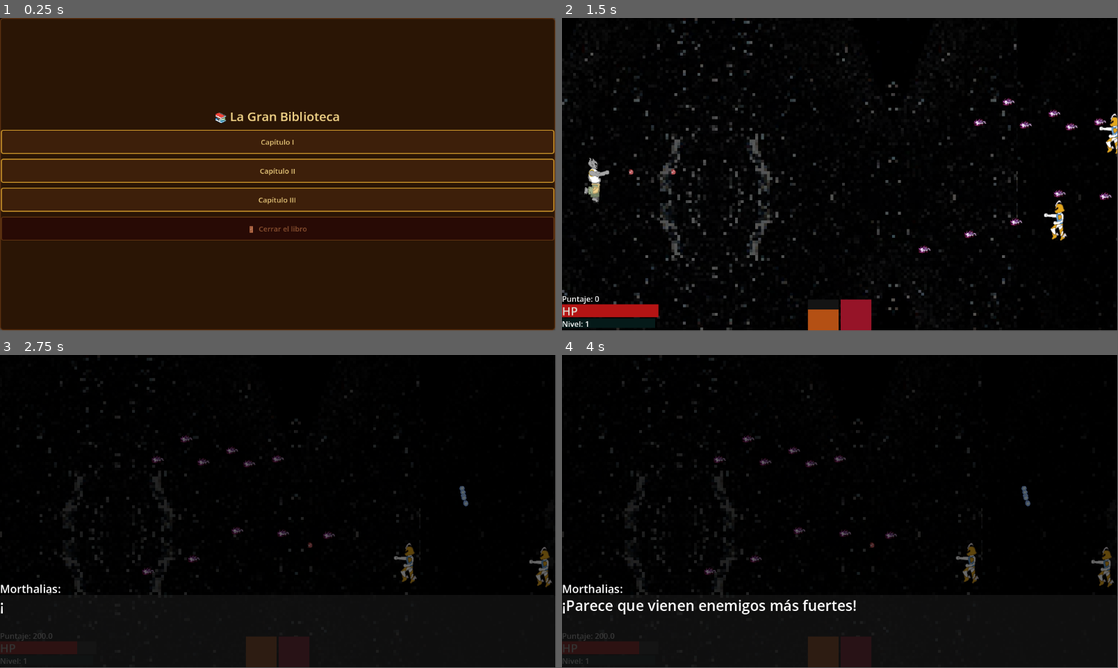
Above: before the commit, frames 1-4 (two rows, left to right).
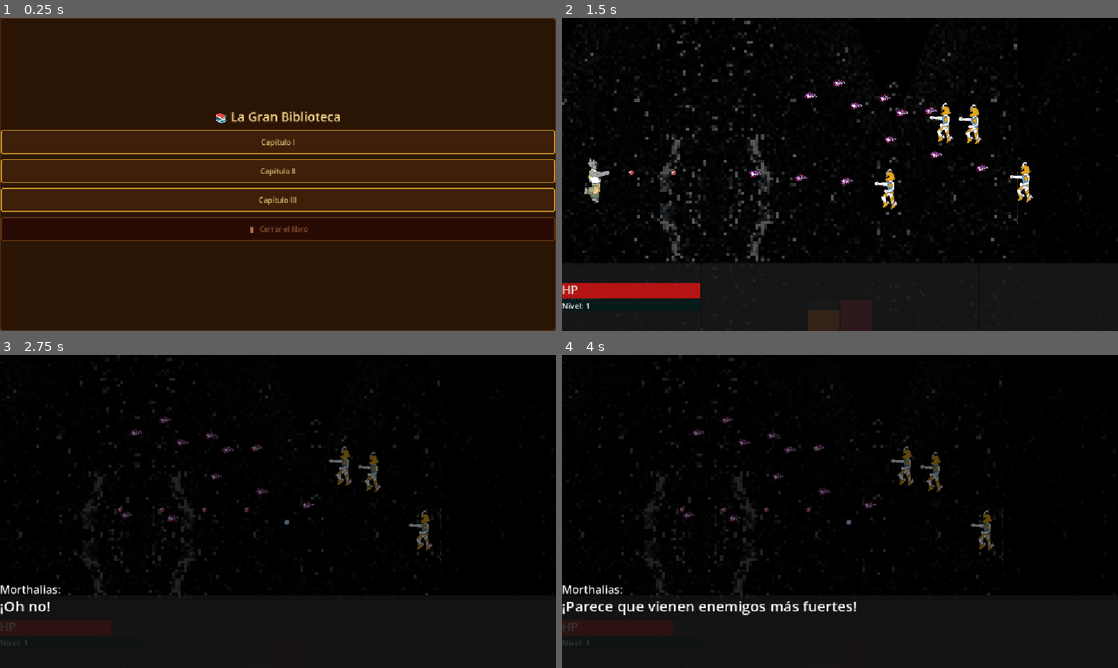
Above: after the commit, the same moments.

Repository: wfeboSKL/tales-for-the-asleep
Game: Godot game, scene res://scenes/Menu/Mewou.tscn
Two runs of this game, one before a commit and one after it. Both use one fixed random seed, a clock stepped at 60 frames per second and the inputs below.
Inputs:
- Up to frame 1 (0.25 s): no input
- Up to frame 2 (1.5 s): click "Capítulo I" at 0.5 s; tap Enter at 1.25 s; hold D (move_right) from 1.28 s (still down); hold K (shoot) from 1.28 s (still down)
- Up to frame 3 (2.75 s): tap Space at 1.52, 2.27 s; release D (move_right) at 2.03 s; release K (shoot) at 2.03 s; hold S (move_down) from 2.03 s (still down); tap Shift (focus) at 2.1 s; tap K (shoot) at 2.3 s
- Up to frame 4 (4 s): release S (move_down) at 2.78 s; hold D (move_right) 2.78-3.53 s; hold K (shoot) 2.78-3.53 s; tap J (melee) at 2.85 s; tap Space at 3.5, 3.77 s; hold W (move_up) from 3.53 s (still down); tap K (shoot) at 3.6 s
In our replay, the window is 799x449 before the commit and 800x450 after it. These sizes can differ from the game's own. Grey fills any space a smaller window leaves; there, only what the larger window draws over its background counts as a difference.

The runs differ from the first frame. In frame 1, 3.1% of the frame differs, in the area x 0-100%, y 0-100%; in frame 2, 6.4%; in frame 3, 6.1%; in frame 4, 6.8%, in the area x 0-100%, y 0-99%.

Commit message:
Estructura de BottomBar con LeftSection (HP/XP) usando contenedores | Trabajado en PC_FEBO

Diff:
--- a/project.godot
+++ b/project.godot
@@ -18,6 +18,10 @@
 [autoload]
 
 GameData="*uid://o86t30ei3tf"
+
+[display]
+
+window/stretch/mode="canvas_items"
 
 [input]
 
--- a/scenes/demolevel/enemy_spawner.gd
+++ b/scenes/demolevel/enemy_spawner.gd
@@ -8,7 +8,7 @@
 #Variable que funciona como cooldown
 var spawn_timer = 0.0
 #Le dice al timer a qué número tendrá que reiniciarse una vez llegue a 0
-var spawn_interval = randi_range(2.5,5)
+var spawn_interval = randi_range(2,5)
 #Traer los diálogos al nivel
 var dialogue_box = null
 
@@ -34,17 +34,19 @@
 
 	#Verificar en qué horda estamos según los enemigos eliminados
 	#Si se matan más de 40 enemigos y no es la horda 3, ahora es la horda 3
-	if GameData.enemies_killed >= 4 and GameData.current_wave != 3:
+	if GameData.enemies_killed >= 2 and GameData.current_wave != 3:
 		GameData.current_wave = 3
 		dialogue_box.start_dialogue([
 			["Morthalias:", "¡Buen trabajo Desivinte!"],
 			["Morthalias:", "Ya lo más duro pasó"],
 			["Desivinte:", "..."],
 			["Desivinte:", "Por qué no te callas de una vez..."],
-			["Morthalias:", "¡Lo siento!"]
+			["Morthalias:", "¡Lo siento!"],
+			["Morthalias:", "Solo..."],
+			["Morthalias:", "Hago lo que puedo..."]
 			])
 	#Si se matan más de 20 enemigos y es la horda 1, ahora es la horda 2
-	elif GameData.enemies_killed >= 2 and GameData.current_wave == 1:
+	elif GameData.enemies_killed >= 1 and GameData.current_wave == 1:
 		GameData.current_wave = 2
 		dialogue_box.start_dialogue([
 			["Morthalias:", "¡Oh no!"],
@@ -87,11 +89,11 @@
 		enemy.position.y = randf_range(70, get_tree().root.size.y - 70)
 		get_parent().add_child(enemy)
 func spawn_sentry_enemy():
-	var count = randi_range(1,2)
+	var count = randi_range(1, 2)
 	for i in count:
 		var enemy = ENEMYSENTRY.instantiate()
 		# Posición X dentro de la pantalla (no desde la derecha, se queda fijo ahí)
-		enemy.position.x = randf_range(200,1100)
+		enemy.position.x = randf_range(500,1100)
 		# Aparece arriba de la pantalla, fuera de vista
 		enemy.position.y = 0
 		get_parent().add_child(enemy)
--- a/scenes/demolevel/hud.gd
+++ b/scenes/demolevel/hud.gd
@@ -1,15 +1,15 @@
 extends CanvasLayer
-@onready var xp_label = $XPBar/XPLabel
+@onready var xp_label = $BottomBar/Sections/LeftSection/PlayerStats/XPBar/XPLabel
 
 func _ready():
 	# Al iniciar, conectar la señal xp_changed de GameData a esta función
 	GameData.xp_changed.connect(_on_xp_changed)
 	# Establecer el máximo inicial de la barra de XP
-	$XPBar.max_value = GameData.xp_to_next_level
+	$BottomBar/Sections/LeftSection/PlayerStats/XPBar.max_value = GameData.xp_to_next_level
 
 # -- ACTUALIZAR BARRA DE XP --
 # Esta función se ejecuta cada vez que GameData emite xp_changed
 func _on_xp_changed(current_xp, max_xp):
-	$XPBar.value = current_xp
-	$XPBar.max_value = max_xp
+	$BottomBar/Sections/LeftSection/PlayerStats/XPBar.value = current_xp
+	$BottomBar/Sections/LeftSection/PlayerStats/XPBar.max_value = max_xp
 	xp_label.text = "Nivel: " + str(GameData.player_level)
--- a/scenes/demolevel/level.tscn
+++ b/scenes/demolevel/level.tscn
@@ -9,6 +9,18 @@
 [ext_resource type="PackedScene" uid="uid://ccvvxddts30js" path="res://scenes/ui/dialogue_box.tscn" id="6_s4sfo"]
 [ext_resource type="Script" uid="uid://dbld1txf0rrot" path="res://scenes/demolevel/level_up_display.gd" id="8_6k8mo"]
 
+[sub_resource type="StyleBoxFlat" id="StyleBoxFlat_d2nb1"]
+bg_color = Color(0.078431375, 0.078431375, 0.078431375, 1)
+
+[sub_resource type="StyleBoxFlat" id="StyleBoxFlat_s4sfo"]
+bg_color = Color(0.7058824, 0.3137255, 0.078431375, 1)
+
+[sub_resource type="StyleBoxFlat" id="StyleBoxFlat_ul7rm"]
+bg_color = Color(0.078431375, 0.078431375, 0.078431375, 1)
+
+[sub_resource type="StyleBoxFlat" id="StyleBoxFlat_6k8mo"]
+bg_color = Color(0.5882353, 0.078431375, 0.15686275, 1)
+
 [sub_resource type="StyleBoxFlat" id="StyleBoxFlat_kcedh"]
 bg_color = Color(0.11764706, 0.11764706, 0.11764706, 1)
 
@@ -20,18 +32,6 @@
 
 [sub_resource type="StyleBoxFlat" id="StyleBoxFlat_56cx6"]
 bg_color = Color(0.33946556, 0.76015407, 0.7597866, 1)
-
-[sub_resource type="StyleBoxFlat" id="StyleBoxFlat_d2nb1"]
-bg_color = Color(0.078431375, 0.078431375, 0.078431375, 1)
-
-[sub_resource type="StyleBoxFlat" id="StyleBoxFlat_s4sfo"]
-bg_color = Color(0.7058824, 0.3137255, 0.078431375, 1)
-
-[sub_resource type="StyleBoxFlat" id="StyleBoxFlat_ul7rm"]
-bg_color = Color(0.078431375, 0.078431375, 0.078431375, 1)
-
-[sub_resource type="StyleBoxFlat" id="StyleBoxFlat_6k8mo"]
-bg_color = Color(0.5882353, 0.078431375, 0.15686275, 1)
 
 [node name="Level" type="Node2D" unique_id=353482801]
 script = ExtResource("1_d2nb1")
@@ -92,54 +92,6 @@
 grow_vertical = 0
 text = "Puntaje: 0.0"
 
-[node name="HealthBar" type="ProgressBar" parent="HUD" unique_id=1364842193]
-custom_minimum_size = Vector2(200, 20)
-anchors_preset = 2
-anchor_top = 1.0
-anchor_bottom = 1.0
-offset_top = -54.0
-offset_right = 200.0
-offset_bottom = -27.0
-grow_vertical = 0
-theme_override_styles/background = SubResource("StyleBoxFlat_kcedh")
-theme_override_styles/fill = SubResource("StyleBoxFlat_g3hpl")
-max_value = 5.0
-value = 5.0
-show_percentage = false
-
-[node name="HealthLabel" type="Label" parent="HUD/HealthBar" unique_id=1793200955]
-layout_mode = 1
-anchors_preset = 15
-anchor_right = 1.0
-anchor_bottom = 1.0
-offset_top = -3.5
-offset_right = -106.0
-offset_bottom = 3.5
-grow_horizontal = 2
-grow_vertical = 2
-theme_override_colors/font_color = Color(0.8627451, 0.8627451, 0.8235294, 1)
-theme_override_font_sizes/font_size = 24
-text = "HP"
-
-[node name="XPBar" type="ProgressBar" parent="HUD" unique_id=951983920]
-anchors_preset = 2
-anchor_top = 1.0
-anchor_bottom = 1.0
-offset_top = -25.0
-offset_right = 193.0
-offset_bottom = -5.0
-grow_vertical = 0
-theme_override_styles/background = SubResource("StyleBoxFlat_vsapc")
-theme_override_styles/fill = SubResource("StyleBoxFlat_56cx6")
-max_value = 50.0
-show_percentage = false
-
-[node name="XPLabel" type="Label" parent="HUD/XPBar" unique_id=1357468218]
-layout_mode = 0
-offset_right = 123.0
-offset_bottom = 23.0
-text = "Nivel: 1"
-
 [node name="SkillBar" type="HBoxContainer" parent="HUD" unique_id=395591379]
 anchors_preset = 7
 anchor_left = 0.5
@@ -209,6 +161,74 @@
 grow_vertical = 2
 horizontal_alignment = 1
 vertical_alignment = 1
+
+[node name="BottomBar" type="PanelContainer" parent="HUD" unique_id=585263769]
+custom_minimum_size = Vector2(0, 140)
+anchors_preset = 12
+anchor_top = 1.0
+anchor_right = 1.0
+anchor_bottom = 1.0
+grow_horizontal = 2
+grow_vertical = 0
+
+[node name="Sections" type="HBoxContainer" parent="HUD/BottomBar" unique_id=669102172]
+layout_mode = 2
+
+[node name="LeftSection" type="PanelContainer" parent="HUD/BottomBar/Sections" unique_id=102369567]
+layout_mode = 2
+size_flags_horizontal = 3
+
+[node name="PlayerStats" type="VBoxContainer" parent="HUD/BottomBar/Sections/LeftSection" unique_id=556669379]
+layout_mode = 2
+size_flags_vertical = 4
+alignment = 1
+
+[node name="HealthBar" type="ProgressBar" parent="HUD/BottomBar/Sections/LeftSection/PlayerStats" unique_id=1364842193]
+custom_minimum_size = Vector2(200, 32)
+layout_mode = 2
+size_flags_vertical = 1
+theme_override_styles/background = SubResource("StyleBoxFlat_kcedh")
+theme_override_styles/fill = SubResource("StyleBoxFlat_g3hpl")
+max_value = 5.0
+value = 5.0
+show_percentage = false
+
+[node name="HealthLabel" type="Label" parent="HUD/BottomBar/Sections/LeftSection/PlayerStats/HealthBar" unique_id=1793200955]
+layout_mode = 1
+anchors_preset = 15
+anchor_right = 1.0
+anchor_bottom = 1.0
+offset_top = -3.5
+offset_right = -106.0
+offset_bottom = 3.5
+grow_horizontal = 2
+grow_vertical = 2
+theme_override_colors/font_color = Color(0.8627451, 0.8627451, 0.8235294, 1)
+theme_override_font_sizes/font_size = 24
+text = "HP"
+
+[node name="XPBar" type="ProgressBar" parent="HUD/BottomBar/Sections/LeftSection/PlayerStats" unique_id=951983920]
+custom_minimum_size = Vector2(170, 23)
+layout_mode = 2
+theme_override_styles/background = SubResource("StyleBoxFlat_vsapc")
+theme_override_styles/fill = SubResource("StyleBoxFlat_56cx6")
+max_value = 50.0
+show_percentage = false
+
+[node name="XPLabel" type="Label" parent="HUD/BottomBar/Sections/LeftSection/PlayerStats/XPBar" unique_id=1357468218]
+layout_mode = 0
+offset_right = 123.0
+offset_bottom = 23.0
+text = "Nivel: 1"
+
+[node name="CenterSection" type="PanelContainer" parent="HUD/BottomBar/Sections" unique_id=672738204]
+layout_mode = 2
+size_flags_horizontal = 3
+size_flags_stretch_ratio = 2.0
+
+[node name="RightSection" type="PanelContainer" parent="HUD/BottomBar/Sections" unique_id=1319524404]
+layout_mode = 2
+size_flags_horizontal = 3
 
 [node name="EnemySpawner" type="Node" parent="." unique_id=684252353]
 script = ExtResource("3_d2nb1")
--- a/scenes/enemies/enemy_sentry.gd
+++ b/scenes/enemies/enemy_sentry.gd
@@ -6,8 +6,8 @@
 var move_direction = -1
 var movement_cooldown = 0.0
 var shoot_pause = 0.0
-const SPEED = 140.0
-const SPEED_Y = 150.0
+const SPEED = -70.0
+const SPEED_Y = 220.0
 #Se "precarga" la escena de la bala enemiga
 const ENEMY_BULLET = preload("res://scenes/bullets/enemy_bullet.tscn")
 
@@ -28,14 +28,16 @@
 func _physics_process(delta: float) -> void:
 	if not in_home:
 		# Todavía no llegó, sigue cayendo
-		velocity.y = move_toward(velocity.y, home_position.y, SPEED_Y)
+		velocity.y = move_toward(velocity.y, home_position.y, SPEED_Y * delta)
 		if position.distance_to(home_position) < 5:
 			in_home = true
 	else:
+		position.y = clamp(position.y, home_position.y - 180, home_position.y + 180)
 		# Ya está en home, oscila para siempre (sin volver a chequear distancia)
 		if is_shooting:
 			shoot_pause -= delta
 			velocity.y = 0
+			velocity.x = SPEED
 			if shoot_pause <= 0:
 				is_shooting = false
 				move_direction *= -1
@@ -51,7 +53,6 @@
 
 
 	move_and_slide()
-	position.y = clamp(position.y, home_position.y - 180, home_position.y + 180)
 	#-- EFECTOS VISUALES --
 	update_damage_blink(delta)
 
@@ -59,7 +60,6 @@
 	super()
 	health = 7
 	xp_value = 55
-	# Guardamos la posición X actual, pero con una Y específica como destino "home"
 	home_position = Vector2(position.x, 324)
 
 func on_death():
--- a/scenes/player/player.gd
+++ b/scenes/player/player.gd
@@ -23,7 +23,7 @@
 var melee_cooldown = 0.0
 
 #Cuando el jugador esté en la escena, crear health_bar
-@onready var health_bar = get_parent().get_node("HUD/HealthBar")
+@onready var health_bar = get_parent().get_node("HUD/BottomBar/Sections/LeftSection/PlayerStats/HealthBar")
 @onready var score_label = get_parent().get_node("HUD/ScoreLabel")
 
 #Referencia a la barra de cooldown del disparo
